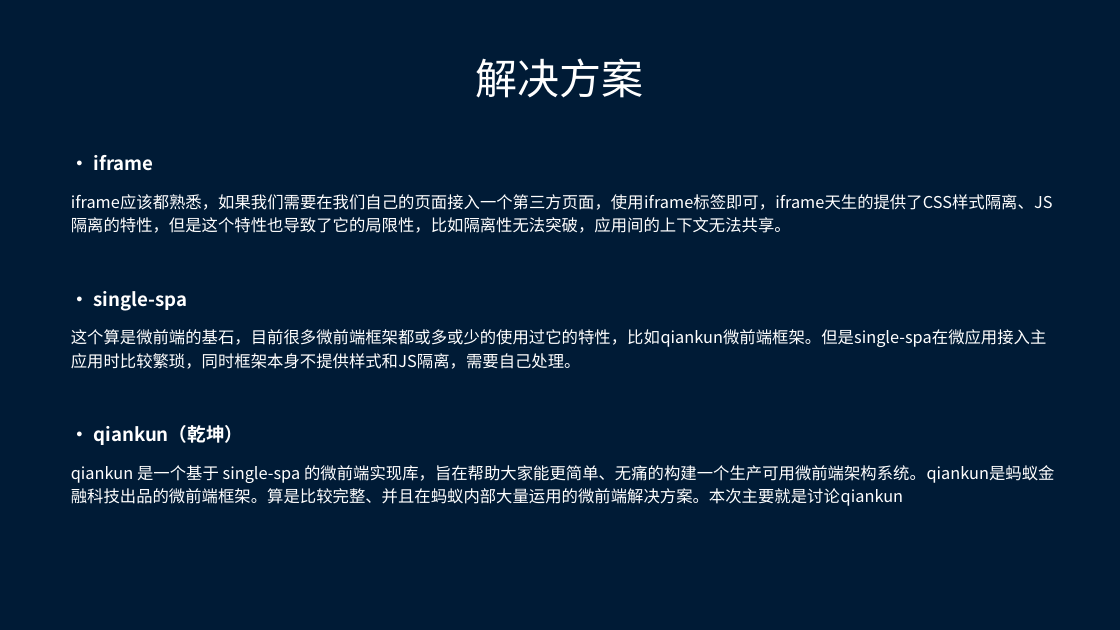
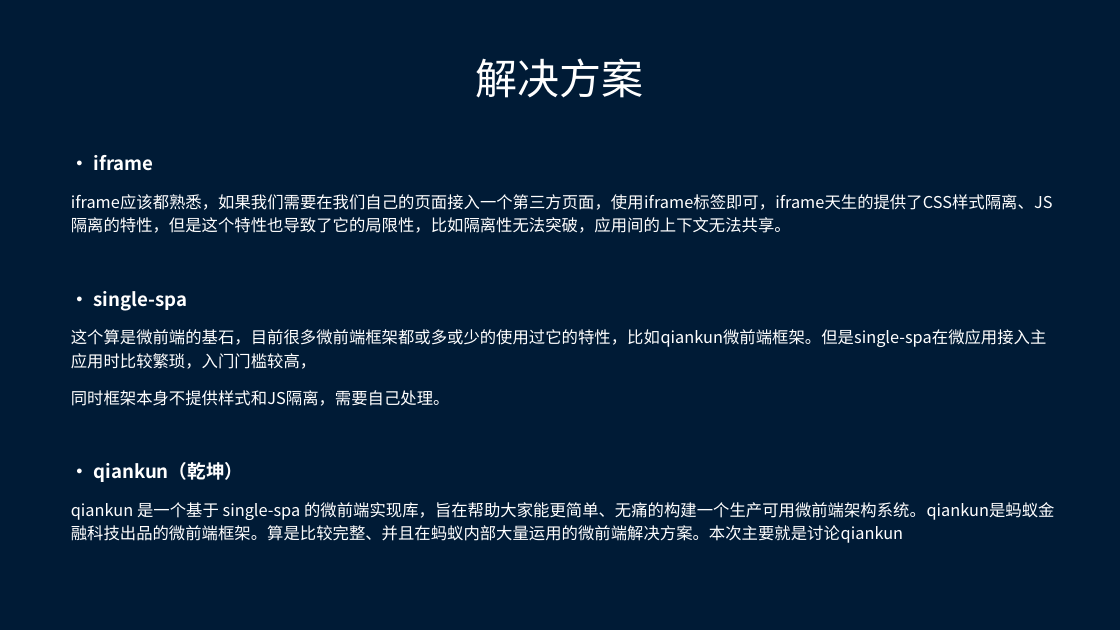
Before and after one commit to cookiepool/summary, a slide deck: slide 17 of 微前端.pptx. Drawn at 1120x630 pixels with LibreOffice and Linux fonts; fonts in the diff are those of the drawing. Boxes give left, top, right and bottom in pixels: in the first picture for what was removed or moved away, otherwise in the second. Text is boxed around its words. In the diff, an @@ line names an element or a change of style, - is before the commit and + after.

```diff
--- a/微前端.pptx
+++ b/微前端.pptx
@@ text at (71,329,1047,406): text changed @@
-这个算是微前端的基石，目前很多微前端框架都或多或少的使用过它的特性，比如qiankun微前端框架。但是single-spa在微应用接入主应用时比较繁琐，同时框架本身不提供样式和JS隔离，需要自己处理。
+这个算是微前端的基石，目前很多微前端框架都或多或少的使用过它的特性，比如qiankun微前端框架。但是single-spa在微应用接入主应用时比较繁琐，入门门槛较高，
+同时框架本身不提供样式和JS隔离，需要自己处理。
```
Also in this commit, not shown: 3 other slides changed, 1 other file.
